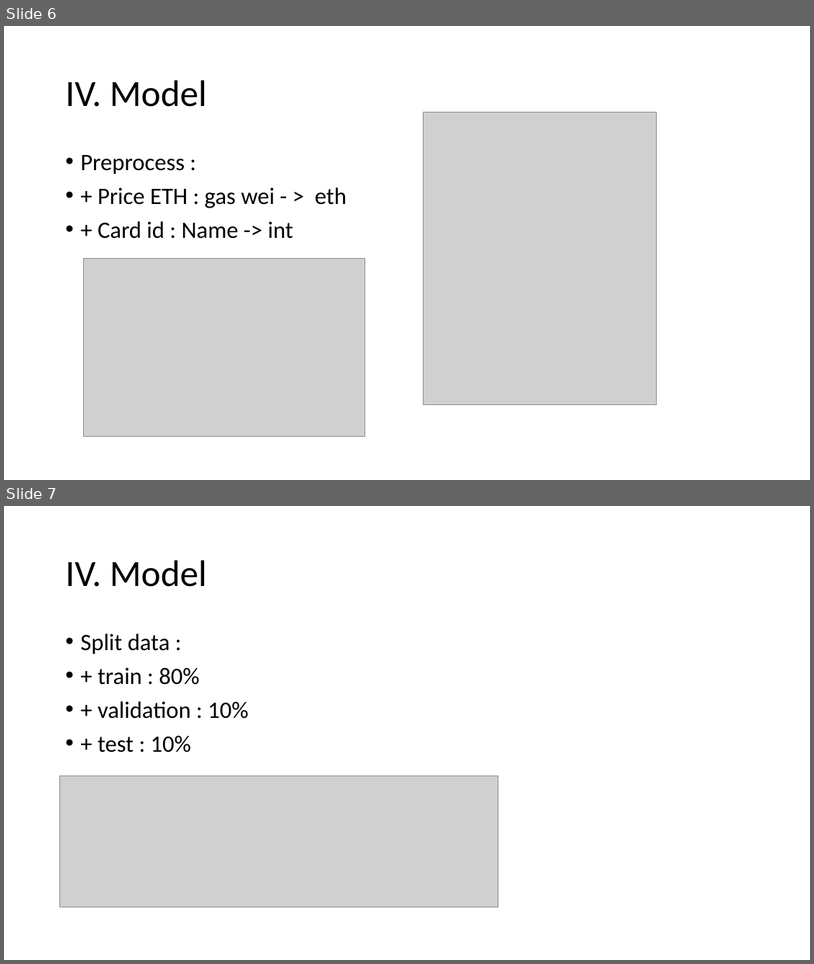
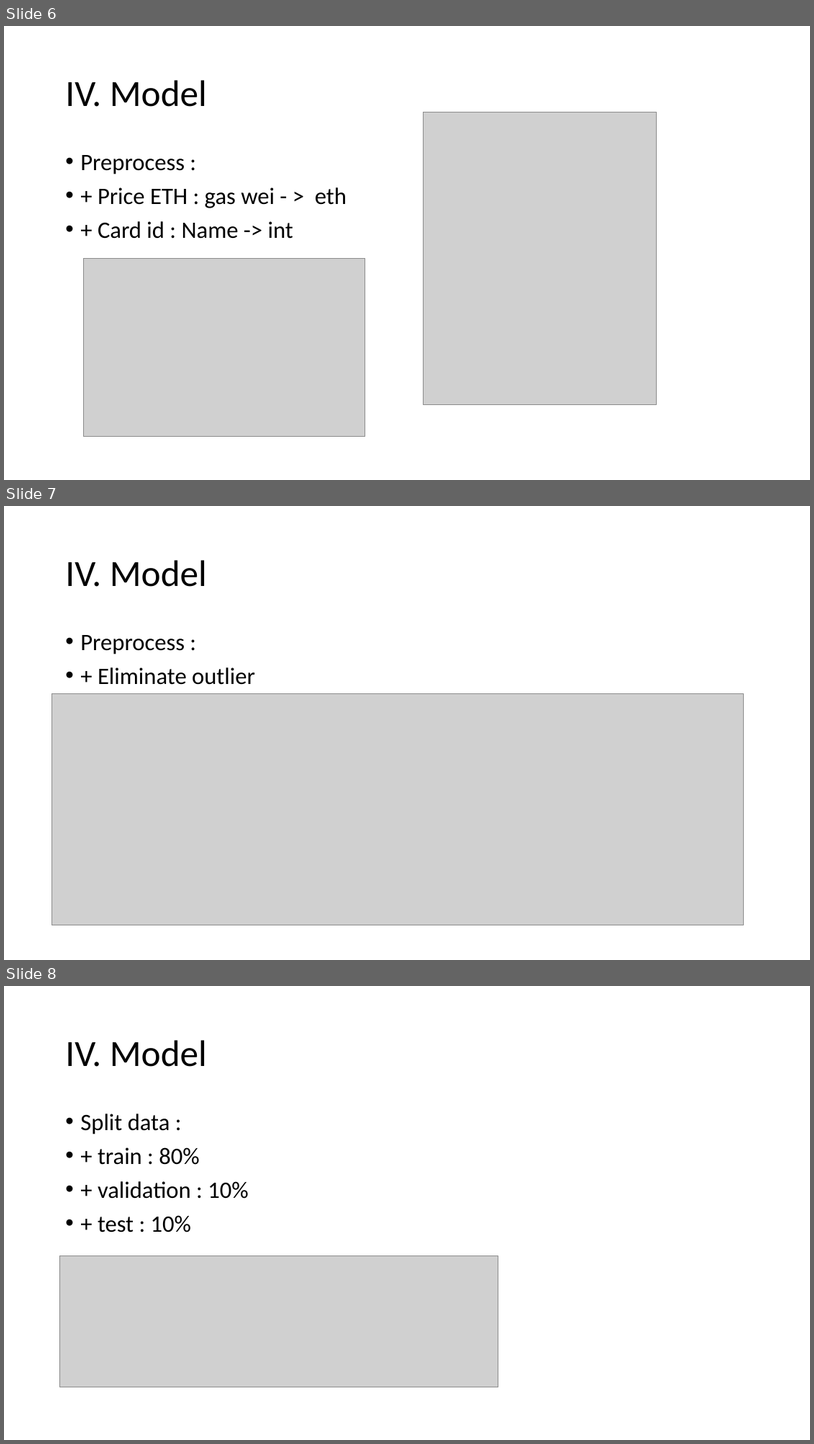
Before and after one commit to eddypop2000/DataScienceProject, a slide deck: TEAM-10.pptx. Shown one above the other, each under a label of ours: slides 6 and 7 before the commit, slides 6, 7 and 8 after it. The pictures are 814x964 and 814x1444 pixels, drawn with LibreOffice and Linux fonts; fonts in the diff are those of the drawing; grey boxes stand for pictures. Boxes give left, top, right and bottom in pixels: in the first picture for what was removed or moved away, otherwise in the second. Text is boxed around its words. In the diff, an @@ line names an element or a change of style, - is before the commit and + after.

```diff
--- a/TEAM-10.pptx
+++ b/TEAM-10.pptx
@@ slide 7 added at (4,506,810,960), background #FFFFFF @@
@@ title added at (65,560,207,587), 44 pt, text #000000 @@
+IV. Model
@@ text added at (80,635,255,685), 28 pt, text #000000 @@
+• Preprocess :
+• + Eliminate outlier
@@ picture added at (52,693,744,924) @@
@@ what was slide 7 is now slide 8 @@
```
Also in this commit, not shown: 2 slides changed, 1 other file.
